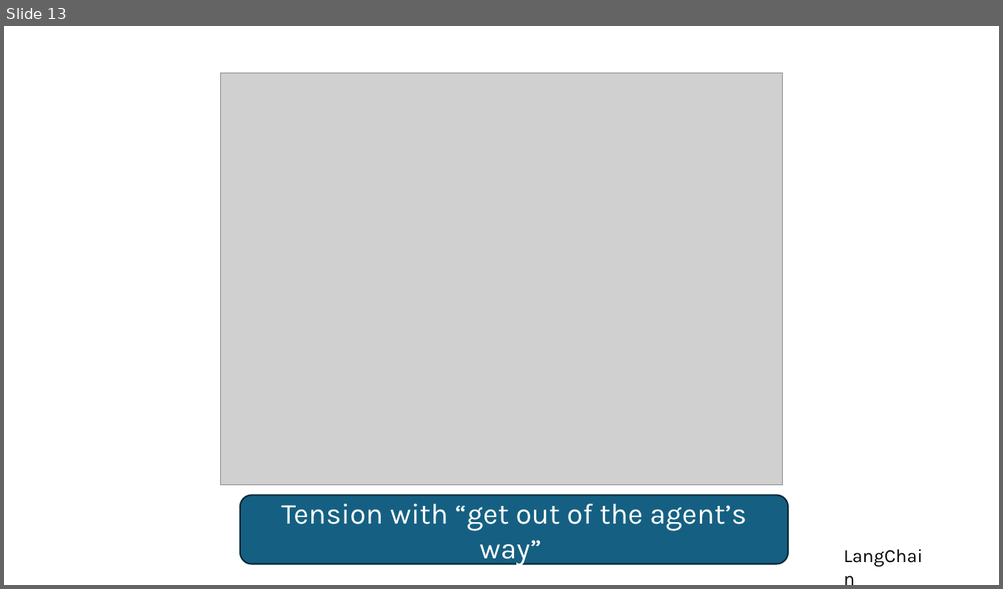
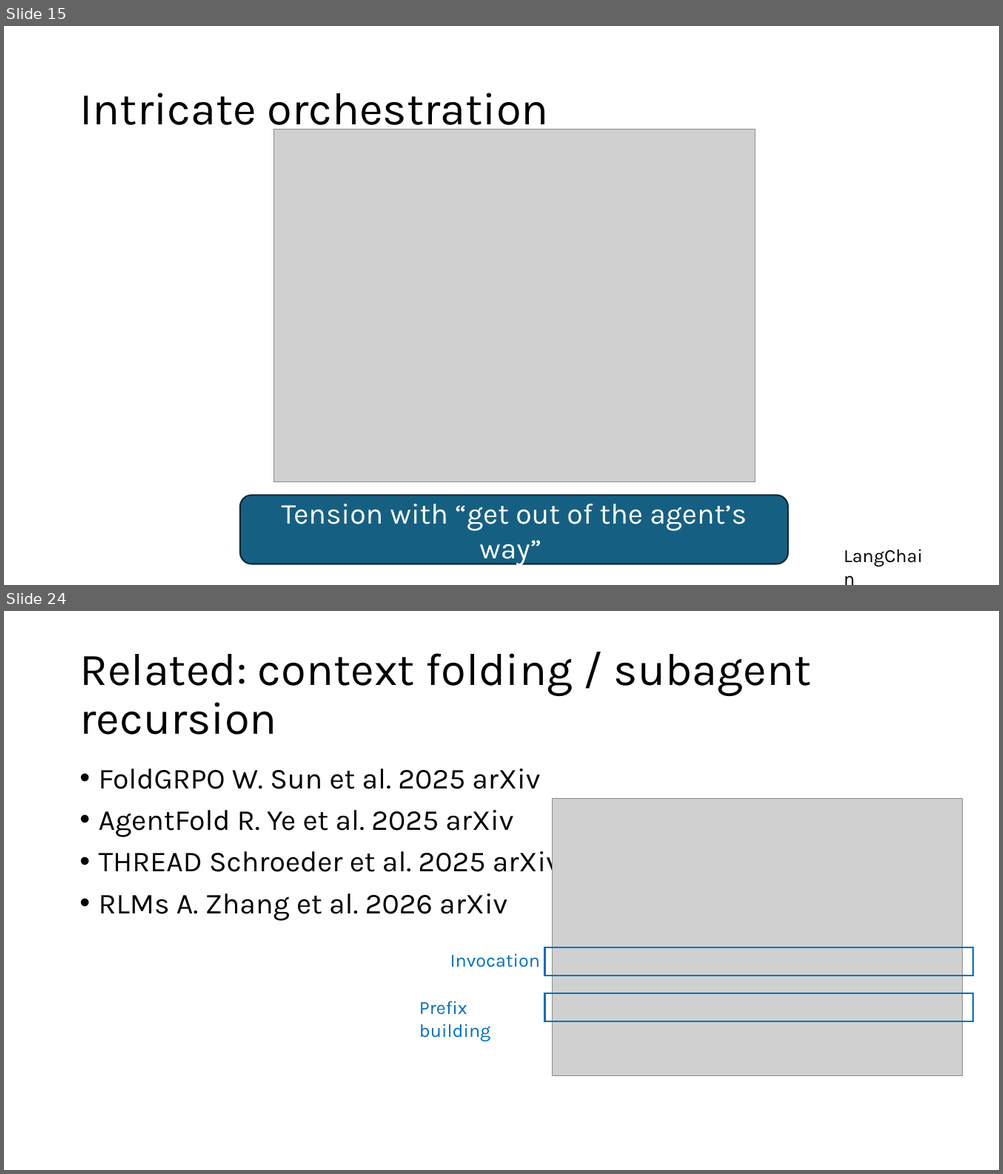
Before and after one commit to lukejoconnor/spell, a slide deck: writeup/spell-slides-030926.pptx. Shown one above the other, each under a label of ours: slide 13 before the commit, slides 15 and 24 after it; the slides between them are not shown. The pictures are 1003x589 and 1003x1174 pixels, drawn with LibreOffice and Linux fonts; fonts in the diff are those of the drawing; grey boxes stand for pictures. Boxes give left, top, right and bottom in pixels: in the first picture for what was removed or moved away, otherwise in the second. Text is boxed around its words. In the diff, an @@ line names an element or a change of style, - is before the commit and + after.

```diff
--- a/writeup/spell-slides-030926.pptx
+++ b/writeup/spell-slides-030926.pptx
@@ slide 24 added at (4,611,999,1170), background #FFFFFF @@
@@ title added at (79,653,811,735), 44 pt, text #000000 @@
+Related: context folding / subagent recursion
@@ text added at (99,769,560,921), 28 pt, text #000000 @@
+• FoldGRPO W. Sun et al. 2025 arXiv
+• AgentFold R. Ye et al. 2025 arXiv
+• THREAD Schroeder et al. 2025 arXiv
+• RLMs A. Zhang et al. 2026 arXiv
@@ picture added at (552,798,963,1076) @@
@@ text added at (450,954,540,968), 18 pt, text #0070C0 @@
+Invocation
@@ rectangle added at (545,948,973,976), outline #0070C0 1.5 pt @@
@@ text added at (419,1001,491,1042), 18 pt, text #0070C0 @@
+Prefix building
@@ rectangle added at (545,994,973,1022), outline #0070C0 1.5 pt @@
@@ what was slide 13 is now slide 15 @@
@@ slide 15 changed as well @@
@@ title added at (79,93,549,136), 44 pt, text #000000 @@
+Intricate orchestration
@@ picture: place and size @@
-picture at (220,73,782,486)
+picture at (274,130,754,483)
```
Also in this commit, not shown: 10 other slides changed, 23 other slides added, 1 slide removed, 10 other files.
